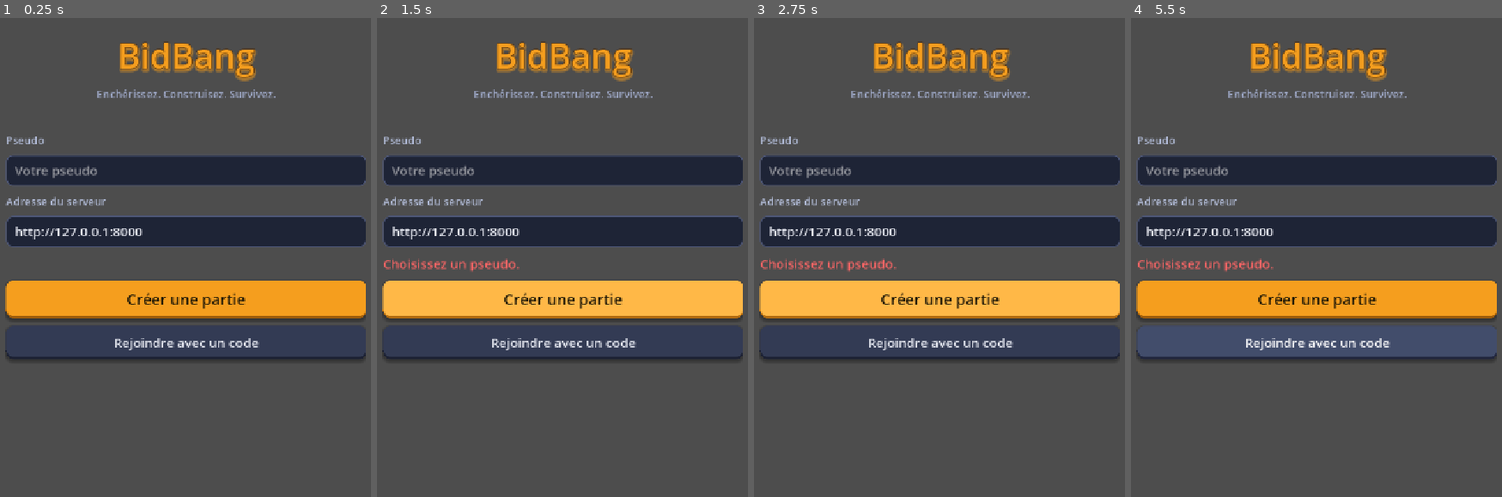
Above: before the commit, frames 1-4 (left to right).
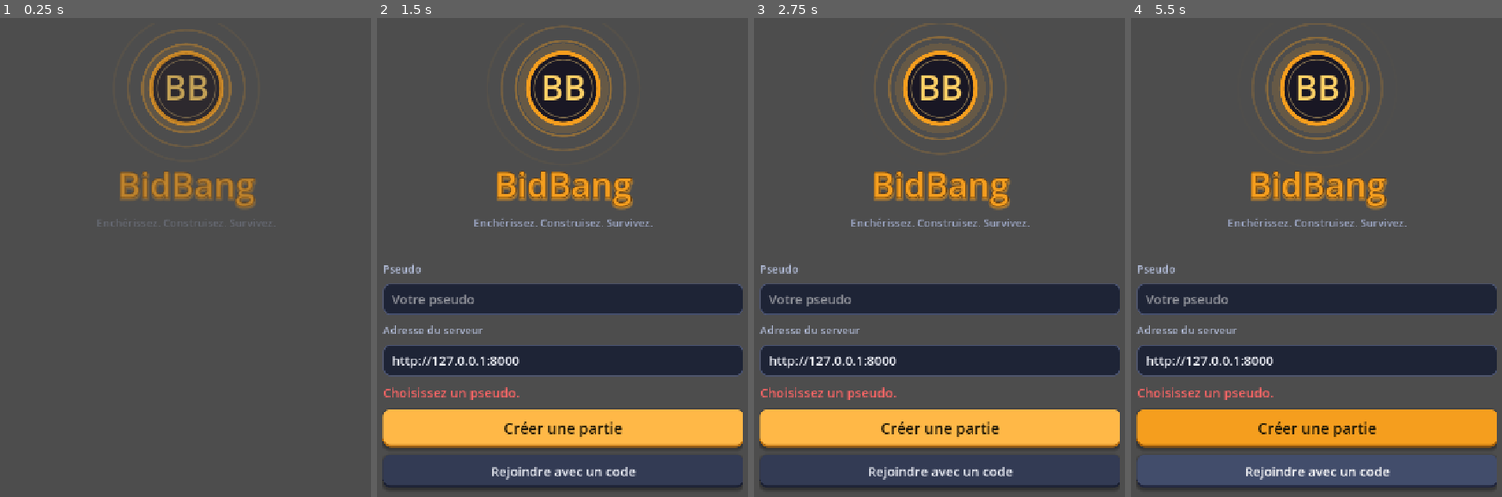
Above: after the commit, the same moments.

Repository: lucas-lucchesi/BidBang
Game: Godot game, scene res://menu.tscn
The game is run twice, just before and just after one commit, with the same random seed, the same clock (stepped at 60 frames per second) and the same inputs.
Inputs (mouse positions are in pixels of both pictures, inside the frame that each line leads up to):
- Up to frame 1 (0.25 s): no input
- Up to frame 2 (1.5 s): click (562, 300) at 0.5 s, where only the run before the commit has a clickable "Créer une partie"; click "Créer une partie" at 1.25 s
- Up to frame 3 (2.75 s): click "Créer une partie" at 2 s
- Up to frame 4 (5.5 s): click "Créer une partie" at 2.75 s; click "Rejoindre avec un code" at 3.5 s

The runs differ from the first frame. In frame 1, 32% of the frame differs, in the area x 1-99%, y 2-72%; in frame 2, 51%; in frame 3, 51%; in frame 4, 51%, in the area x 1-99%, y 1-99%.

Commit message:
add menu-logo animated pulsing logo and staggered entrance on menu and lobby
Co-Authored-By: Claude Sonnet 5.5 <noreply@anthropic.com>

Diff:
--- a/bid-bang/scripts/lobby.gd
+++ b/bid-bang/scripts/lobby.gd
@@ -2,6 +2,7 @@
 ## Salon d'attente temps réel.
 
 const UI = preload("res://scripts/ui.gd")
+const Fx = preload("res://scripts/fx.gd")
 
 var _box: VBoxContainer
 var _players_box: VBoxContainer
@@ -35,6 +36,7 @@
 	Session.error_received.connect(_on_error)
 	Session.connection_lost.connect(_on_connection_lost)
 	_refresh(Session.room)
+	Fx.stagger_in(_box, 0.06)
 	if not Session.game.is_empty():
 		_on_game(Session.game)
 
--- a/bid-bang/scripts/menu.gd
+++ b/bid-bang/scripts/menu.gd
@@ -2,6 +2,8 @@
 ## Menu : pseudo, adresse du serveur, créer / rejoindre un salon.
 
 const UI = preload("res://scripts/ui.gd")
+const Logo = preload("res://scripts/logo.gd")
+const Fx = preload("res://scripts/fx.gd")
 
 var _pseudo: LineEdit
 var _server: LineEdit
@@ -10,7 +12,7 @@
 
 func _ready() -> void:
 	var box: VBoxContainer = UI.page(self)
-	box.add_spacer(false)
+	box.add_child(Logo.new())
 	UI.label(box, "BidBang", "TitleLabel").horizontal_alignment = HORIZONTAL_ALIGNMENT_CENTER
 	UI.label(box, "Enchérissez. Construisez. Survivez.", "MutedLabel").horizontal_alignment = HORIZONTAL_ALIGNMENT_CENTER
 	var gap := Control.new()
@@ -24,6 +26,7 @@
 	create.pressed.connect(_on_create)
 	var join: Button = UI.button(box, "Rejoindre avec un code")
 	join.pressed.connect(_on_join)
+	Fx.stagger_in(box, 0.07)
 
 
 func _validate() -> bool:
